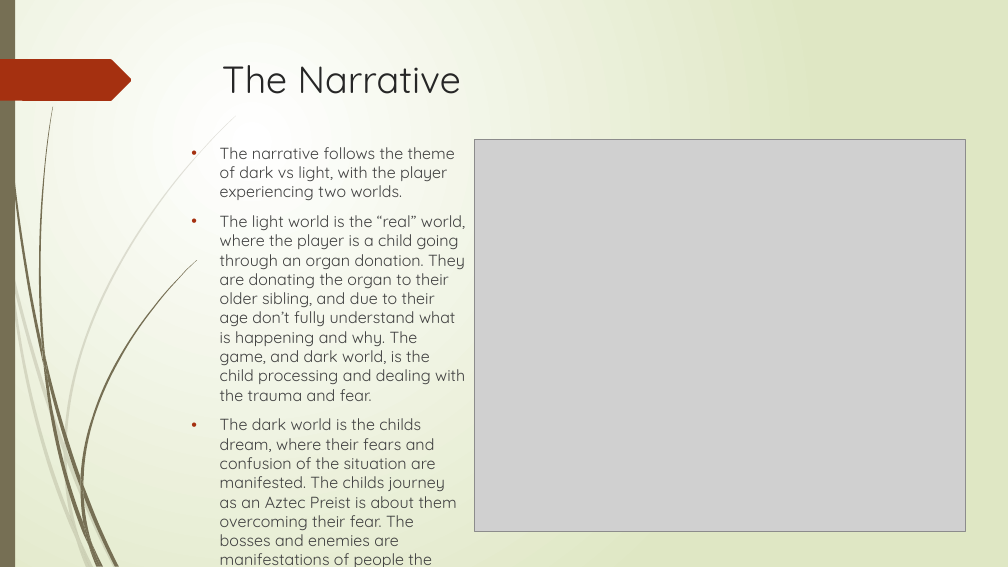
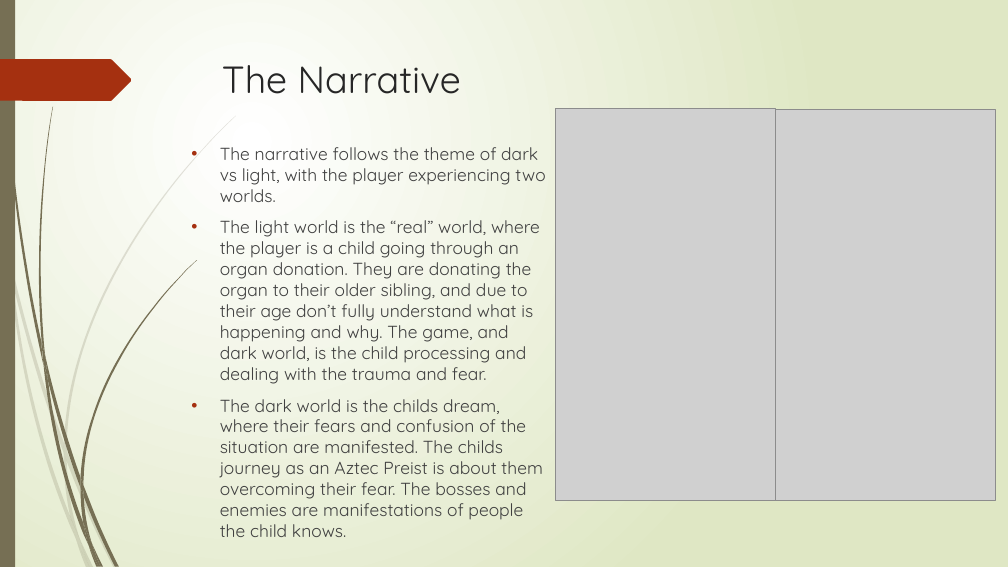
Before and after one commit to UoSGroupProjects1718/level-6-level-6-group-2, a slide deck: slide 5 of Presentations/Presentation_02.pptx. Drawn at 1008x567 pixels with LibreOffice and Linux fonts; fonts in the diff are those of the drawing; grey boxes stand for pictures. Boxes give left, top, right and bottom in pixels: in the first picture for what was removed or moved away, otherwise in the second. Text is boxed around its words. In the diff, an @@ line names an element or a change of style, - is before the commit and + after.

```diff
--- a/Presentations/Presentation_02.pptx
+++ b/Presentations/Presentation_02.pptx
@@ picture added at (556, 109, 776, 501) @@
@@ picture added at (776, 110, 995, 500) @@
@@ text "The narrative follows the theme ..." at (220, 147, 545, 537): size 15.3 to 16.6 pt @@
@@ picture removed at (474, 139, 966, 532) @@
```
Also in this commit, not shown: 1 other slide changed.
